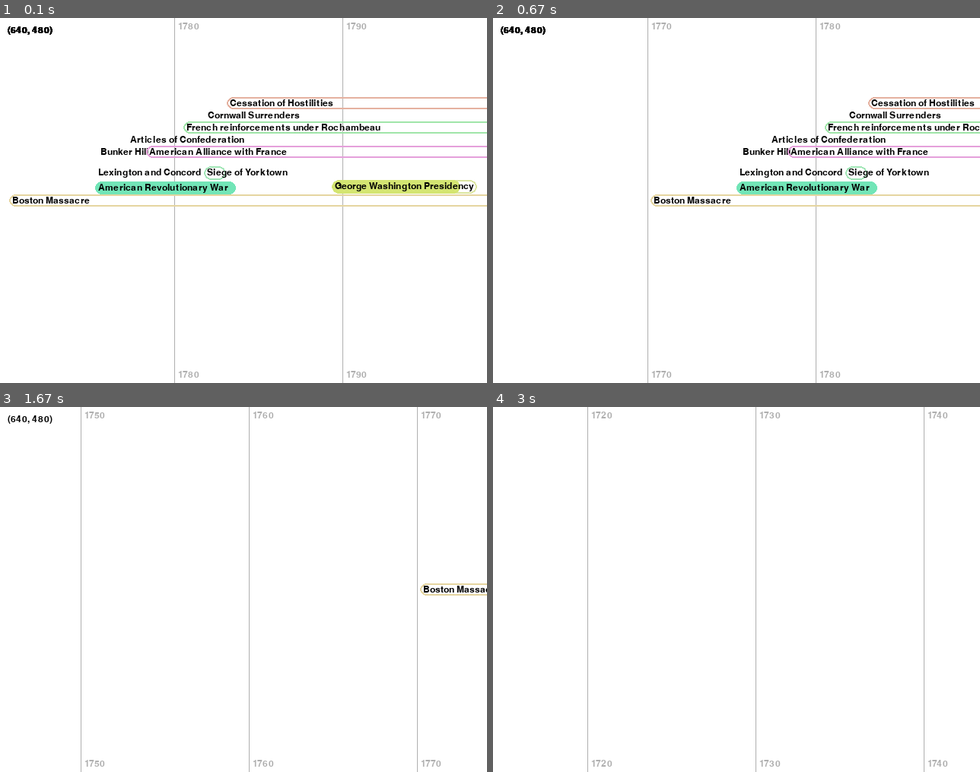
Above: before the commit, frames 1-4 (two rows, left to right).
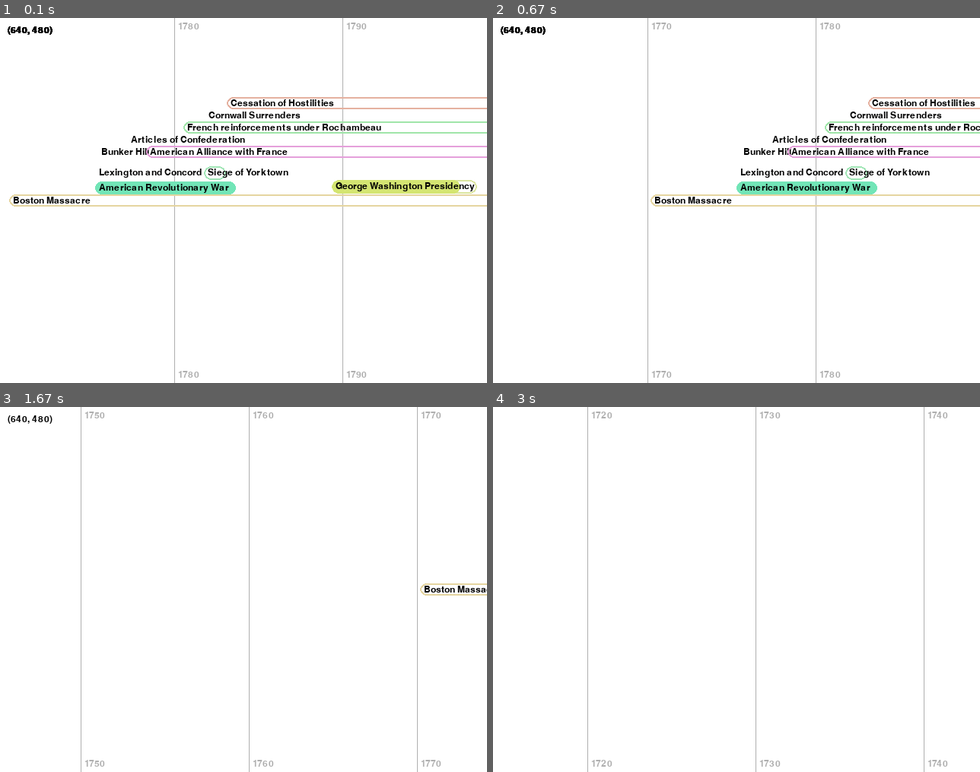
Above: after the commit, the same moments.

Repository: ThatIsAUsername/timeline
Game: pygame game, started from timelines.py
Same seed, same stepped clock (60 frames per second), same inputs: the game is played once before the commit and once after it.
Inputs (mouse positions are in pixels of both pictures, inside the frame that each line leads up to):
- Up to frame 1 (0.1 s): no input
- Up to frame 2 (0.67 s): press the mouse at (619, 204) at 0.37 s; move the mouse to (702, 240) at 0.47 s; release the mouse at (785, 280) at 0.6 s
- Up to frame 3 (1.67 s): press the mouse at (126, 593) at 0.7 s; move the mouse to (102, 549) at 0.8 s; release the mouse at (77, 501) at 0.93 s; press the mouse at (126, 593) at 1.03 s; move the mouse to (248, 618) at 1.13 s; release the mouse at (370, 647) at 1.27 s; press the mouse at (126, 593) at 1.37 s; move the mouse to (160, 618) at 1.47 s; release the mouse at (194, 647) at 1.6 s
- Up to frame 4 (3 s): press the mouse at (619, 593) at 1.7 s; move the mouse to (673, 615) at 1.8 s; release the mouse at (731, 640) at 1.93 s; press the mouse at (619, 593) at 2.03 s; move the mouse to (731, 563) at 2.13 s; release the mouse at (848, 534) at 2.27 s; press the mouse at (619, 593) at 2.37 s; move the mouse to (639, 531) at 2.47 s; release the mouse at (658, 472) at 2.6 s; press the mouse at (619, 593) at 2.7 s; move the mouse to (702, 563) at 2.8 s; release the mouse at (785, 534) at 2.93 s

The runs differ from the first frame. In frame 1, 2.8% of the frame differs, in the area x 2-98%, y 22-51%; in frame 2, 2.4%; in frame 3, 0.1%; in frame 4, nothing differs.

Commit message:
Ensure labels are drawn onscreen.

Diff:
--- a/data_types/timeview.py
+++ b/data_types/timeview.py
@@ -217,9 +217,9 @@
         LabelInfo = namedtuple("LabelInfo", "id x_vals label_surf label_rect")
         label_infos = []
         for rec in visible_records:
-            xss = 0 if rec.start.min == -math.inf else interpolate(rec.start.min.toordinal(), timeview_range, screen_range)
+            xss = -10 if rec.start.min == -math.inf else interpolate(rec.start.min.toordinal(), timeview_range, screen_range)
             xse = width if rec.start.max == math.inf else interpolate(rec.start.max.toordinal(), timeview_range, screen_range)
-            xes = 0-10 if rec.end.min == -math.inf else interpolate(rec.end.min.toordinal(), timeview_range, screen_range)
+            xes = -10 if rec.end.min == -math.inf else interpolate(rec.end.min.toordinal(), timeview_range, screen_range)
             xee = width+10 if rec.end.max == math.inf else interpolate(rec.end.max.toordinal(), timeview_range, screen_range)
             antialias = True  # render takes no keyword arguments.
             label_surf = font.render(rec.name, antialias, color.BLACK)
@@ -262,7 +262,10 @@
                                  )
 
             # EventRecord's name.
-            label_x = xse+4 if xse <= xes else xss+4
+            label_buffer = 5
+            label_x = xse if xse <= xes else xss
+            # Ensure the label is drawn on-screen.
+            label_x = label_buffer + label_x if label_x > 0 else label_buffer
             surf.blit(li.label_surf, (label_x, li.label_rect.y+2))
 
             # Draw current resolution
